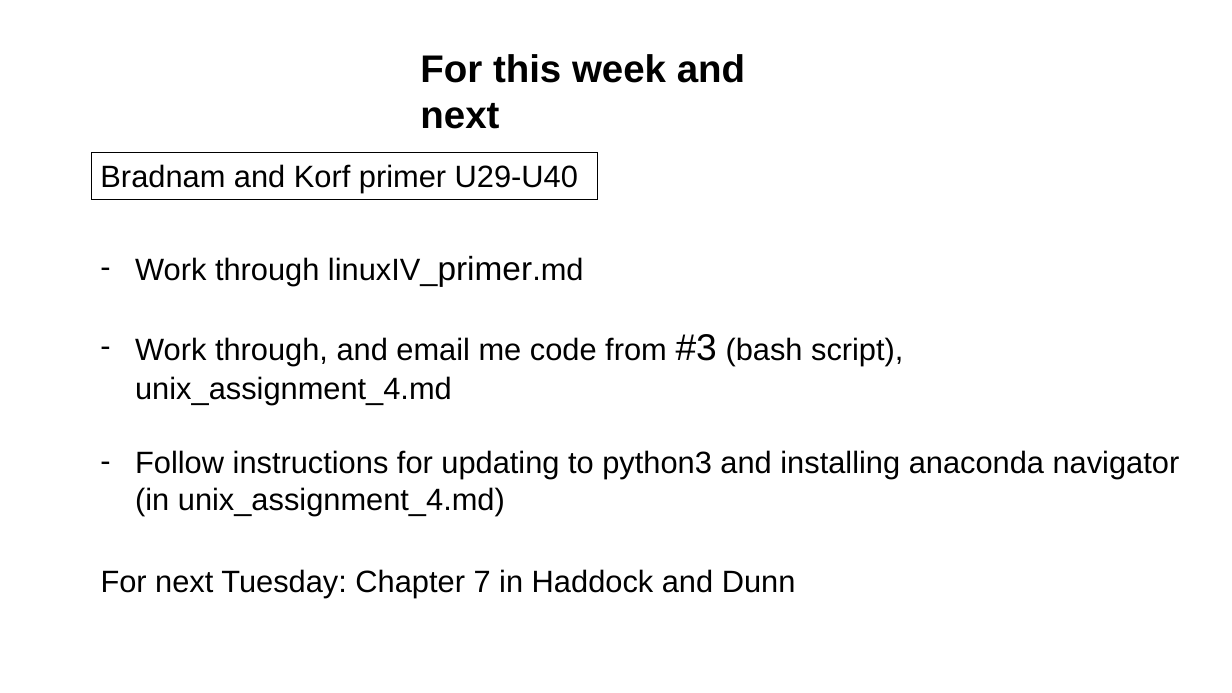
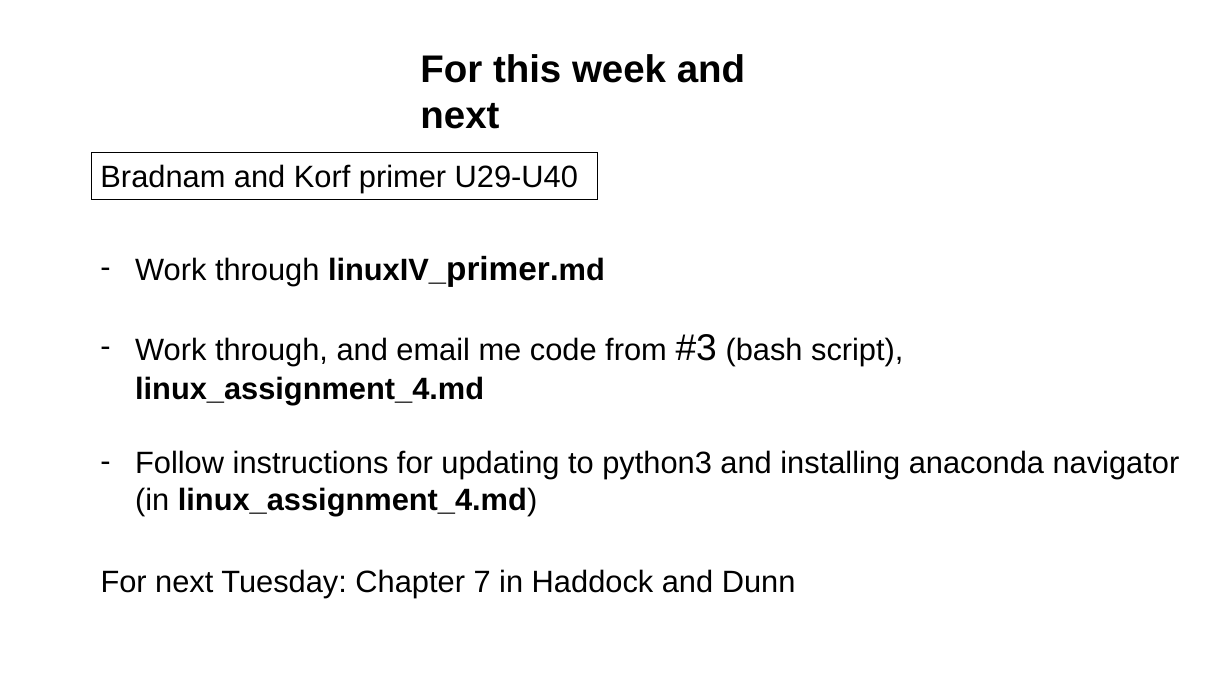
Before and after one commit to tparchman/F26_BIOL792, a slide deck: slide 18 of week4_unixIV/week4.pptx. Drawn at 1232x693 pixels with LibreOffice and Linux fonts; fonts in the diff are those of the drawing. Boxes give left, top, right and bottom in pixels: in the first picture for what was removed or moved away, otherwise in the second. Text is boxed around its words. In the diff, an @@ line names an element or a change of style, - is before the commit and + after.

```diff
--- a/week4_unixIV/week4.pptx
+++ b/week4_unixIV/week4.pptx
@@ text at box(135, 255, 605, 286): bold on in "linuxIV_primer.md" @@
@@ text at box(135, 334, 1180, 515): text changed @@
-– Work through, and email me code from #3 (bash script), unix_assignment_4.md
-– Follow instructions for updating to python3 and installing anaconda navigator (in unix_assignment_4.md)
+– Work through, and email me code from #3 (bash script), linux_assignment_4.md
+– Follow instructions for updating to python3 and installing anaconda navigator (in linux_assignment_4.md)
```
Also in this commit, not shown: 3 other slides changed, 15 other files.
